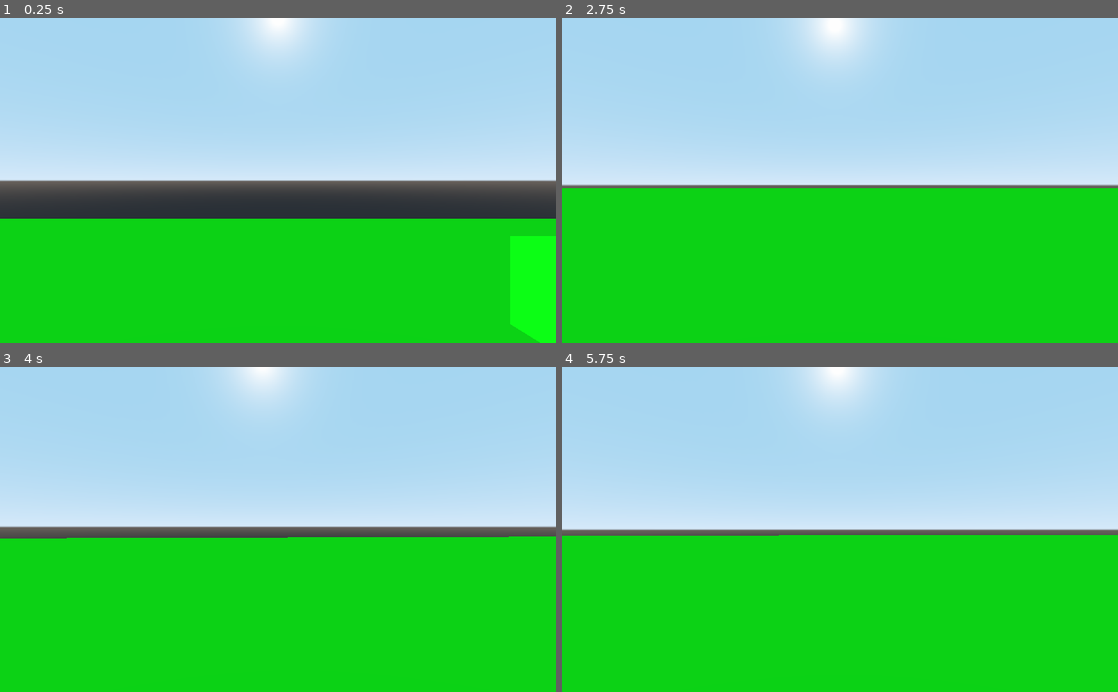
Above: before the commit, frames 1-4 (two rows, left to right).
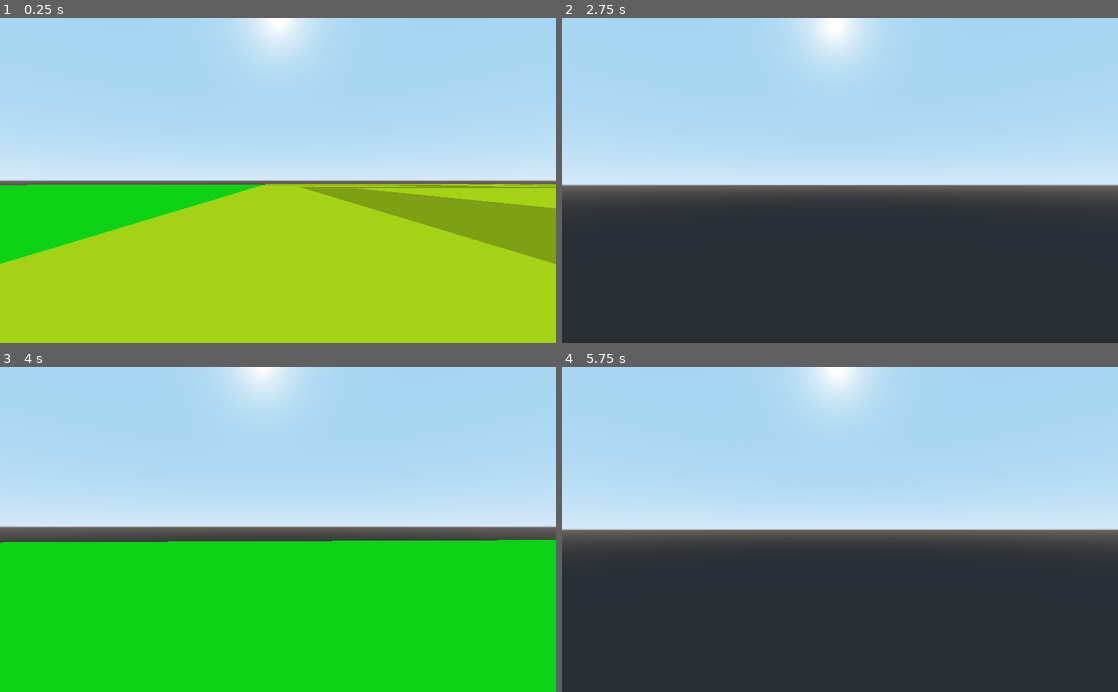
Above: after the commit, the same moments.

Repository: dktr0/NotWaitingForGodot
Game: Godot game, scene res://NotWaitingForGodot.tscn
The game is run twice, just before and just after one commit, with the same random seed, the same clock (stepped at 60 frames per second) and the same inputs.
Inputs (mouse positions are in pixels of both pictures, inside the frame that each line leads up to):
- Up to frame 1 (0.25 s): no input
- Up to frame 2 (2.75 s): tap Enter at 0.5 s; move the mouse to (867, 180) at 0.52 s; hold W (left_stick_up) from 0.53 s (still down); tap Space (a_button) at 0.6, 1.35, 2.1 s; click (867, 180) at 0.67 s; move the mouse to (812, 180) at 1.27 s; move the mouse to (851, 174) at 2.02 s
- Up to frame 3 (4 s): keep holding W (left_stick_up); move the mouse to (272, 536) at 2.77 s; tap Space (a_button) at 2.85, 3.6 s; click (272, 536) at 2.92 s; move the mouse to (316, 532) at 3.52 s
- Up to frame 4 (5.75 s): keep holding W (left_stick_up); move the mouse to (795, 526) at 4.27 s; tap Space (a_button) at 4.35, 5.1 s; move the mouse to (845, 529) at 5.02 s; click (845, 529) at 5.17 s

The runs differ from the first frame. In frame 1, 47% of the frame differs, in the area x 0-100%, y 51-100%; in frame 2, 48%; in frame 3, 1.1%; in frame 4, 48%.

Commit message:
20231025

Diff:
--- a/NotWaitingForGodot.tscn
+++ b/NotWaitingForGodot.tscn
@@ -5,6 +5,7 @@
 [ext_resource path="res://World.gd" type="Script" id=3]
 
 [sub_resource type="BoxShape" id=1]
+extents = Vector3( 0.3, 0.3, 0.3 )
 
 [node name="NotWaitingForGodot" type="Spatial"]
 script = ExtResource( 1 )
@@ -18,6 +19,7 @@
 script = ExtResource( 2 )
 
 [node name="Camera" type="Camera" parent="Player"]
+far = 1000.0
 
 [node name="CollisionShape" type="CollisionShape" parent="Player"]
 shape = SubResource( 1 )
--- a/World.gd
+++ b/World.gd
@@ -1,51 +1,100 @@
 extends Spatial
 
-var frame = 0;
-var rng = RandomNumberGenerator.new()
-var j = 0; #x position
-var k = 0; #y-position
 
 func _ready():
-	makeACube(0,0,0,0,1,0,300,1,300);
-	makeASphere(0,0,-10,0,0,1);
-	tree(0,0,0);
-	tree(10,0,0);
-	tree(20,0,0);
-
-	agasthyaReady();
-	fatimaReady();
+	makeACube(0,-1,0,0,1,0,200,1,200);
+	davidReady();
+	jackReady();
+	leoReady();
 	nadiaReady();
-	davidReady();
-	cyrilReady();
-
 
 func davidReady():
-	cubeMesh(0,-2,-10,30,30);
-	cubeRow("++++++++++++++++++++",240,0,-10,2,0,1,1,0);
-	cubeRow("++++++++++  ++++    ",240,0,-8,2,0,1,1,0);
-	cubeRow("      ++++  ++++  ++",240,0,-6,2,0,1,1,0);
-	cubeRow("++++  ++++  ++++  ++",240,0,-4,2,0,1,1,0);
-	cubeRow("++++  ++++  ++++  ++",240,0,-2,2,0,1,1,0);
-	cubeRow("++++    ++  ++++  ++",240,0,-0,2,0,1,1,0);
-	cubeRow("++++++            ++",240,0,2,2,0,1,1,0);
-	cubeRow("++++++  ++++++++++++",240,0,4,2,0,1,1,0);
-	cubeRow("++++++        ++++++",240,0,6,2,0,1,1,0);
-	cubeRow("++++++++++++++++++++",240,0,8,2,0,1,1,0);
-
-
-func jamesReady():
-	   cubeRow("++++++++++++++++    ++",200,0,-10,2,0,0,0,1);
-	   cubeRow("++++++++++++++++    ++",200,0,-8,2,0,0,0,1);
-	   cubeRow("++++++++++++            ++",200,0,-6,2,0,0,0,1);
-	   cubeRow("+++++++++++            +++",200,0,-4,2,0,0,0,1);
-	   cubeRow("++++               +++    ++++",200,0,-2,2,0,0,0,1);
-	   cubeRow("++++++      +++++++++++",200,0,0,2,0,0,0,1);
-	   cubeRow("++++++    ++++++++++++",200,0,2,2,0,0,0,1);
-	   cubeRow("++++++    ++++++++++++",200,0,4,2,0,0,0,1);
-	   cubeRow("++++++    ++++++++++++",200,0,6,2,0,0,0,1);
-	   cubeRow("++++++    ++++++++++++",200,0,8,2,0,0,0,1);
-
-
+	cubeRow("++++++++++++++++++++",0,0,-20,2,0,1,1,0);
+	cubeRow("++++++++ +  +     ++",0,0,-18,2,0,1,1,0);
+	cubeRow("      ++ +  + +++ ++",0,0,-16,2,0,1,1,0);
+	cubeRow("++++  ++    + ++  ++",0,0,-14,2,0,1,1,0);
+	cubeRow("++++  ++++  + ++  ++",0,0,-12,2,0,1,1,0);
+	cubeRow("+       ++  + ++  ++",0,0,-10,2,0,1,1,0);
+	cubeRow("+ ++++            ++",0,0,-8,2,0,1,1,0);
+	cubeRow("+ ++++  ++++++++ +++",0,0,-6,2,0,1,1,0);
+	cubeRow("+ ++++        ++ +++",0,0,-4,2,0,1,1,0);
+	cubeRow("+ +++++++++++ ++   +",0,0,-2,2,0,1,1,0);
+	cubeRow("+        ++++ ++++ +",0,0,0,2,0,1,1,0);
+	cubeRow("++++++++++    ++++ +",0,0,2,2,0,1,1,0);
+	cubeRow("+     ++++  ++++   +",0,0,4,2,0,1,1,0);
+	cubeRow("++++  ++++  ++++  ++",0,0,6,2,0,1,1,0);
+	cubeRow("++++  ++++  ++++  ++",0,0,8,2,0,1,1,0);
+	cubeRow("++++    ++  ++++  ++",0,0,10,2,0,1,1,0);
+	cubeRow("++++++      +     ++",0,0,12,2,0,1,1,0);
+	cubeRow("++++++  ++++++++++++",0,0,14,2,0,1,1,0);
+	cubeRow("++++++        ++++++",0,0,16,2,0,1,1,0);
+	cubeRow("+++++++++++++ ++++++",0,0,18,2,0,1,1,0);
+
+func jackReady():
+	cubeRow ("++++++++++++++++++++", 40, 0, -20, 2, 0, 1, 1, 0);
+	cubeRow ("+++      ++++++++     ++++", 40, 0, -18, 2, 0, 1, 1, 0);
+	cubeRow ("        +++++  ++++     ++++", 40, 0, -16, 2, 0, 1, 1, 0);
+	cubeRow ("++    ++++       ++++    +++", 40, 0, -14, 2, 0, 1, 1, 0);
+	cubeRow ("++      ++     +++++      +++", 40, 0, -12, 2, 0, 1, 1, 0);
+	cubeRow ("+++            +++++      ++++", 40, 0, -10, 2, 0, 1, 1, 0);
+	cubeRow ("+++++     ++++++++    +++", 40, 0, -8, 2, 0, 1, 1, 0);
+	cubeRow ("+++          +++++++      +++", 40, 0, -6, 2, 0, 1, 1, 0);
+	cubeRow ("++    +++++++++           +++", 40, 0, -4, 2, 0, 1, 1, 0);
+	cubeRow ("++                                ++++", 40, 0, -2, 2, 0, 1, 1, 0);
+	cubeRow ("++   +++++++++++++    +++", 40, 0, 0, 2, 0, 1, 1, 0);
+	cubeRow ("++       +++++++++++   ++++", 40, 0, 2, 2, 0, 1, 1, 0);
+	cubeRow ("++    ++++++++++    +++", 40, 0, 4, 2, 0, 1, 1, 0);
+	cubeRow ("+     ++++++++        +++", 40, 0, 6, 2, 0, 1, 1, 0);
+	cubeRow ("+     ++++++++++    +++", 40, 0, 8, 2, 0, 1, 1, 0);
+	cubeRow ("++    ++++++++++    +++", 40, 0, 10, 2, 0, 1, 1, 0);
+	cubeRow ("++                             +++", 40, 0, 12, 2, 0, 1, 1, 0);
+	cubeRow ("++++    +++++++    +++", 40, 0, 14, 2, 0, 1, 1, 0);
+	cubeRow ("+++++     +++++++    +++", 40, 0, 16, 2, 0, 1, 1, 0);
+	cubeRow ("++                               +++", 40, 0, 18, 2, 0, 1, 1, 0);
+	cubeRow ("      +++++++++++++++++", 40, 0, 20, 2, 0, 1, 1, 0);
+
+
+
+func leoReady():
+	cubeRow("+++++++  +++++++++++",0,0,-10+30,2,0,1,0,1);
+	cubeRow("+   +++  +++++++++++",0,0,-8+30,2,0,1,0,1);
+	cubeRow("+++ +++  +++++++++++",0,0,-6+30,2,0,1,0,1);
+	cubeRow("+++         ++++ +++",0,0,-4+30,2,0,1,1,0);
+	cubeRow("+++ +   +   +++   ++",0,0,-2+30,2,0,1,1,0);
+	cubeRow("+++   +     ++++ +++",0,0,-0+30,2,0,1,0,0);
+	cubeRow("++++++   +  ++++ +++",0,0,2+30,2,0,0,1,1);
+	cubeRow("++++++       +++ ++",0,0,4+30,2,0,1,1,0);
+	cubeRow("+++++      +   + +++",0,0,6+30,2,0,0,1,0);
+	cubeRow("+++++ ++ +++++   +++",0,0,8+30,2,0,1,1,0);
+	cubeRow("+++++ ++ ++++++ ++++",0,0,10+30,2,0,1,0,0);
+	cubeRow("+++++ ++ ++++    +++",0,0,12+30,2,0,1,1,0);
+	cubeRow("+++++ ++ +++     +++",0,0,14+30,2,0,1,1,0);
+	cubeRow("++ +  ++ ++++   ++++",0,0,16+30,2,0,1,1,0);
+	cubeRow("++ + + ++ + + + + ++",0,0,18+30,2,0,1,1,0);
+	cubeRow("+++++++++++++   ++++",0,0,20+30,2,0,1,1,0);
+
+func nadiaReady():
+	cubeRow("+++++++++++++++  +++", 40,0,-2+30,2, 1,1,0);
+	cubeRow("+++++++++++++++  +++", 40,0,-4+30,2, 1,1,0);
+	cubeRow("++++++++++++++  ++++", 40,0,-6+30,2, 1,1,0);
+	cubeRow("++++++++++++++  ++++", 40,0,-8+30,2, 1,1,0);
+	cubeRow("++++++++++++++  ++++", 40,0,-10+30,2, 1,1,0);
+	cubeRow("++++++++++++++  ++++", 40,0,-12+30,2, 1,1,0);
+	cubeRow("++++++++++++++  ++++", 40,0,-14+30,2, 1,1,0);
+	cubeRow("++++++++++++++  ++++", 40,0,-16+30,2, 1,1,0);
+	cubeRow("++++  ++++++++  ++++", 40,0,-18+30,2, 1,1,0);
+	cubeRow("++++   +++++++  ++++", 40,0,-20+30,2, 1,1,0);
+	cubeRow("+++++  +++++++  ++++", 40,0,-22+30,2, 1,1,0);
+	cubeRow("++          ++  ++++", 40,0,-24+30,2, 1,1,0);
+	cubeRow("+++  +++++++++  ++++", 40,0,-26+30,2, 1,1,0);
+	cubeRow("++  ++++++++++  ++++", 40,0,-28+30,2, 1,1,0);
+	cubeRow("+++  +++++++++  ++++", 40,0,-30+30,2, 1,1,0);
+	cubeRow("++++  ++++++++  ++++", 40,0,-32+30,2, 1,1,0);
+	cubeRow("+++++   ++++++  ++++", 40,0,-34+30,2, 1,1,0);
+	cubeRow("++++++          ++++", 40,0,-36+30,2, 1,1,0);
+	cubeRow("+++++  +++++++  ++++", 40,0,-38+30,2, 1,1,0);
+	cubeRow("++++  ++++++++  ++++", 40,0,-40+30,2, 1,1,0);
+	cubeRow("+++++  +++++++  ++++", 40,0,-22+30,2, 1,1,0);
 func _physics_process(_delta):
 	pass
 	#frame = frame + 1;
@@ -63,7 +112,7 @@
 	var sb = StaticBody.new();
 
 	var boxShape = BoxShape.new();
-	boxShape.extents = Vector3(xSize,ySize,zSize);
+	boxShape.extents = Vector3(xSize/2,ySize/2,zSize/2);
 	var owner = sb.create_shape_owner(sb);
 	sb.shape_owner_add_shape(owner, boxShape);
 
@@ -189,15 +238,6 @@
 	tropicalTree(10,0+x,0+y,0+z,0,0.66,0,0.9,0.8,0.3);
 	tropicalLeaves(0+x,6.6+y,0+z,0.5,0.5);
 
-
-
-func nadiaReady():
-
-	house(30,0,25);
-	glitchyDecoration(15,0,30);
-
-
-
 func house (x=0, y=0, z=0):
 	cubeVector(10,0+x,0+y,0+z,0,1,0,0,1,1); #corner
 
